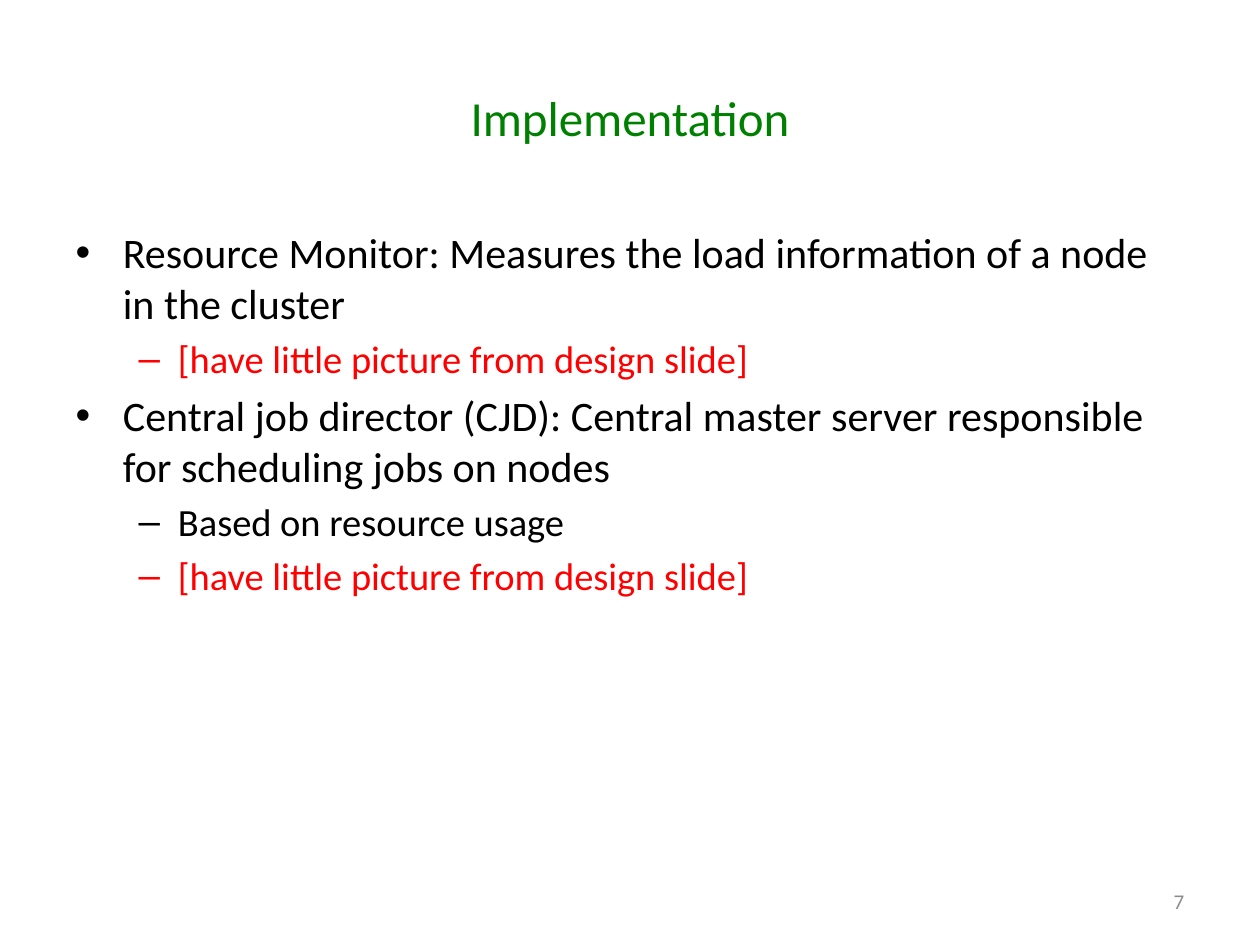
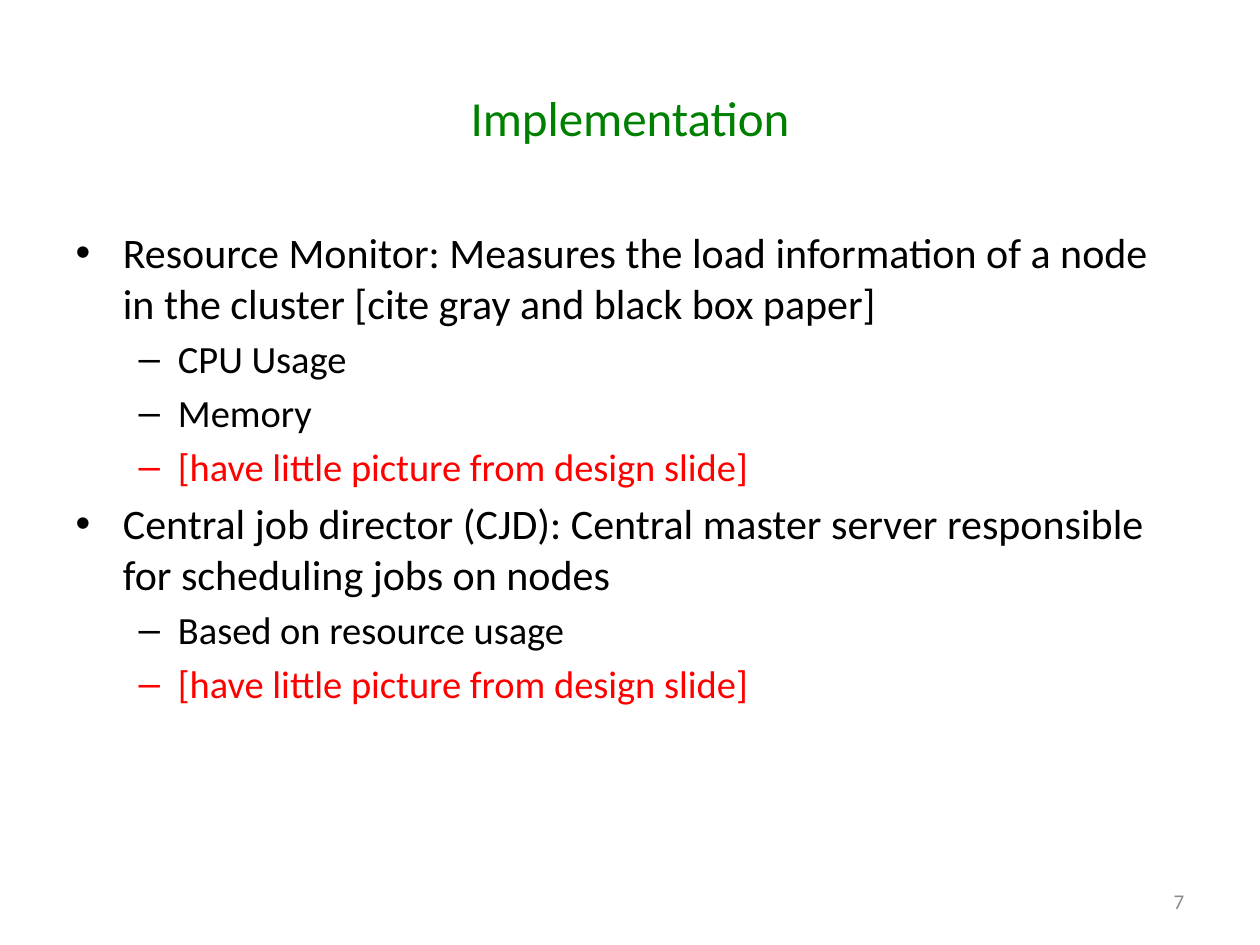
Before and after one commit to godares79/CS848-Project, a slide deck: slide 7 of PresentationSlides/Presentation.pptx. Drawn at 1260x945 pixels with LibreOffice and Linux fonts; fonts in the diff are those of the drawing. Boxes give left, top, right and bottom in pixels: in the first picture for what was removed or moved away, otherwise in the second. Text is boxed around its words. In the diff, an @@ line names an element or a change of style, - is before the commit and + after.

Commit message:
slides

```diff
--- a/PresentationSlides/Presentation.pptx
+++ b/PresentationSlides/Presentation.pptx
@@ text at (x1=123, y1=238, x2=1147, y2=434): text changed @@
-• Resource Monitor: Measures the load information of a node in the cluster
+• Resource Monitor: Measures the load information of a node in the cluster [cite gray and black box paper]
+  – CPU Usage
+  – Memory
```
Also in this commit, not shown: 1 other slide changed, 1 slide added, 1 slide removed.
